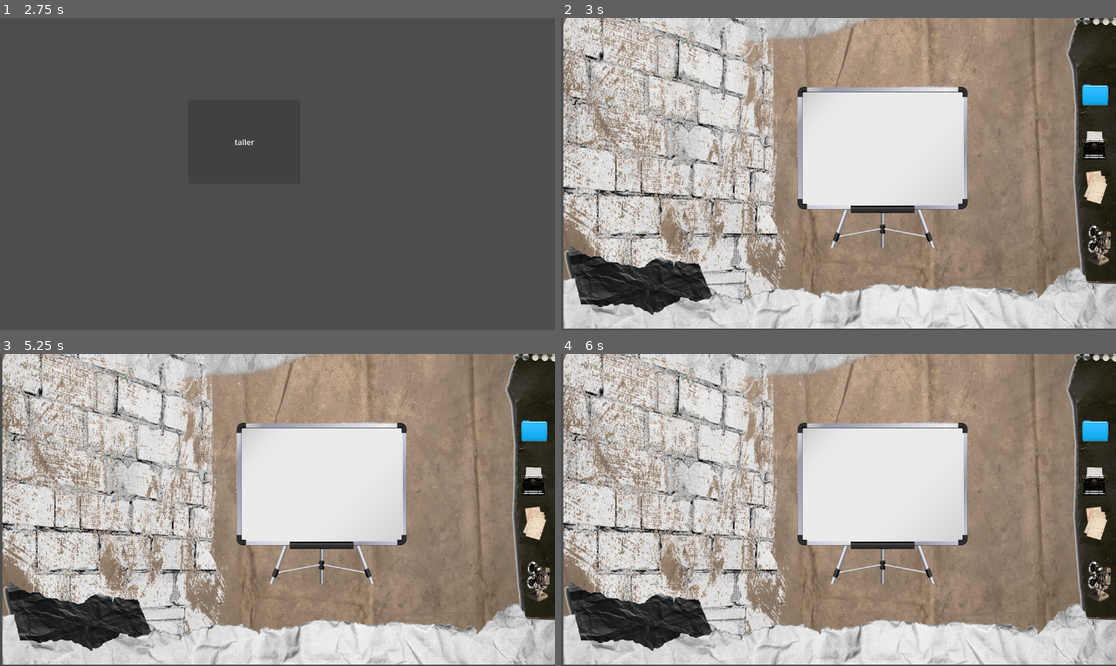
Above: before the commit, frames 1-4 (two rows, left to right).
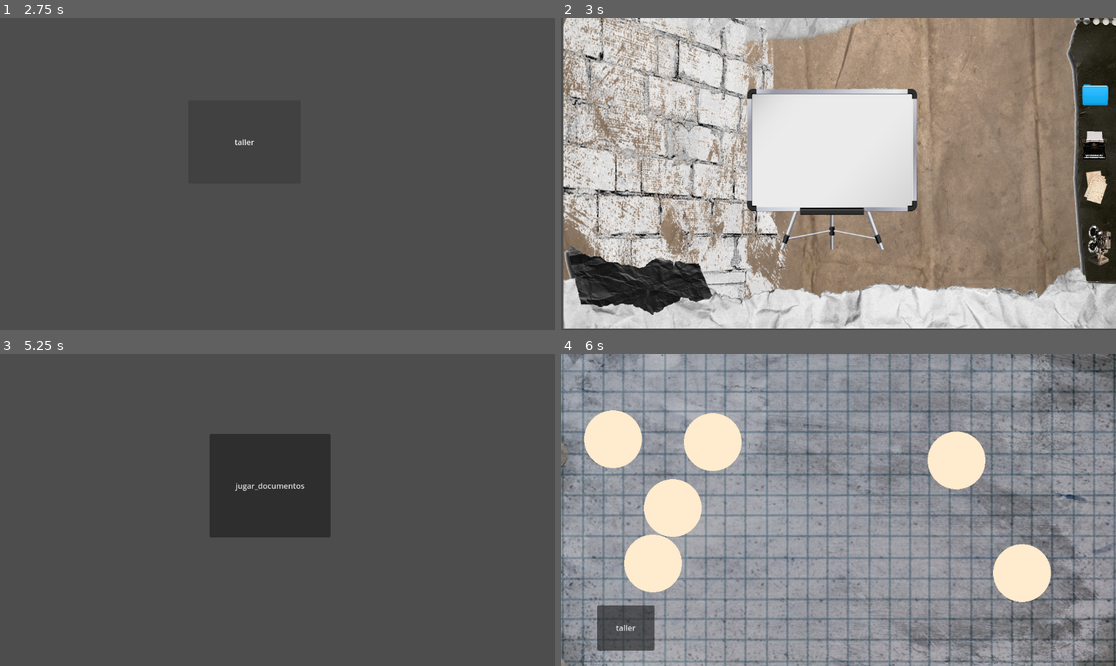
Above: after the commit, the same moments.

Repository: dest3/Pelucas-del-espacio-exterior
Game: Godot game, scene res://escenas/niveles/menu.tscn
Two runs of this game, one before a commit and one after it. Both use one fixed random seed, a clock stepped at 60 frames per second and the inputs below.
Inputs (mouse positions are in pixels of both pictures, inside the frame that each line leads up to):
- Up to frame 1 (2.75 s): click "creditos" at 0.5 s; click "menu" at 1.25 s; click "play" at 2 s
- Up to frame 2 (3 s): click "taller" at 2.75 s
- Up to frame 3 (5.25 s): click (532, 432) at 3.5 s; click (538, 478) at 4.25 s; click (538, 522) at 5 s
- Up to frame 4 (6 s): click (832, 485) at 5.75 s, where only the run after the commit has a clickable "jugar_documentos"

Frame 1 is identical in both runs. In frame 2, 8.9% of the frame differs, in the area x 33-74%, y 21-75%; in frame 3, 97%, in the area x 0-100%, y 0-100%; in frame 4, 96%.

Commit message:
implementación de niveles y flujo del usuario
se crearon escenas en blanco que concuerdan con el flujo de usuario diseñado

Diff:
--- a/UI/hud.tscn
+++ b/UI/hud.tscn
@@ -51,6 +51,11 @@
 texture_normal = ExtResource("7_ilhxt")
 
 [node name="Pizarron" type="Sprite2D" parent="CanvasLayer/Background"]
-position = Vector2(133.333, -34.2195)
+position = Vector2(-41.6667, -27.5424)
 scale = Vector2(0.504562, 0.5442)
 texture = ExtResource("8_p1tb3")
+
+[connection signal="pressed" from="CanvasLayer/Background/Panel/Carpeta Azul" to="." method="_on_carpeta_azul_pressed"]
+[connection signal="pressed" from="CanvasLayer/Background/Panel/Maquna de Escribir" to="." method="_on_maquna_de_escribir_pressed"]
+[connection signal="pressed" from="CanvasLayer/Background/Panel/Archivos" to="." method="_on_archivos_pressed"]
+[connection signal="pressed" from="CanvasLayer/Background/Panel/Maquina de Cine" to="." method="_on_maquina_de_cine_pressed"]
--- a/escenas/niveles/Doc_game.tscn
+++ b/escenas/niveles/Doc_game.tscn
@@ -1,11 +1,12 @@
 [gd_scene load_steps=5 format=3 uid="uid://77hjvakgytos"]
 
+[ext_resource type="Script" path="res://escenas/niveles/menu.gd" id="1_iarxv"]
 [ext_resource type="PackedScene" uid="uid://dsclclrq2wjbu" path="res://escenas/entidades/origen.tscn" id="1_ijw2o"]
 [ext_resource type="Texture2D" uid="uid://7b83j81lnlat" path="res://escenas/assets/Pop Ups/Pop Up fondo.png" id="3_umtsp"]
-[ext_resource type="PackedScene" uid="uid://badxs1ukcf04v" path="res://escenas/entidades/objeto.tscn" id="4_067jt"]
 [ext_resource type="PackedScene" uid="uid://boo0c0cmmj1yg" path="res://escenas/entidades/drop.tscn" id="4_poov4"]
 
 [node name="Doc_game" type="Node2D"]
+script = ExtResource("1_iarxv")
 
 [node name="origen" parent="." instance=ExtResource("1_ijw2o")]
 position = Vector2(232, 320)
@@ -25,11 +26,18 @@
 scale = Vector2(0.608854, 0.619444)
 texture = ExtResource("3_umtsp")
 
-[node name="objeto" parent="." instance=ExtResource("4_067jt")]
-position = Vector2(184, 298)
-
 [node name="drop" parent="." instance=ExtResource("4_poov4")]
-position = Vector2(650, 126)
+position = Vector2(821, 221)
 
 [node name="drop2" parent="." instance=ExtResource("4_poov4")]
-position = Vector2(967, 488)
+position = Vector2(957, 455)
+
+[node name="taller-doc" type="Button" parent="."]
+offset_left = 75.0
+offset_top = 522.0
+offset_right = 194.0
+offset_bottom = 616.0
+text = "taller
+"
+
+[connection signal="pressed" from="taller-doc" to="." method="_on_tallerdoc_pressed"]
--- a/escenas/niveles/creditos.tscn
+++ b/escenas/niveles/creditos.tscn
@@ -1,11 +1,11 @@
 [gd_scene load_steps=2 format=3 uid="uid://d1lxbj68508dv"]
 
-[ext_resource type="Script" path="res://escenas/niveles/creditos.gd" id="1_2la3e"]
+[ext_resource type="Script" path="res://escenas/niveles/menu.gd" id="1_lndhg"]
 
 [node name="creditos" type="Node2D"]
-script = ExtResource("1_2la3e")
+script = ExtResource("1_lndhg")
 
-[node name="Button" type="Button" parent="."]
+[node name="menu" type="Button" parent="."]
 offset_left = 40.0
 offset_top = 555.0
 offset_right = 132.0
@@ -13,4 +13,4 @@
 text = "menu
 "
 
-[connection signal="pressed" from="Button" to="." method="_on_button_pressed"]
+[connection signal="pressed" from="menu" to="." method="_on_menu_pressed"]
--- a/escenas/niveles/menu.gd
+++ b/escenas/niveles/menu.gd
@@ -1,21 +1,35 @@
 extends Node2D
 
 
-
-
 func _on_play_pressed():
-	get_tree().change_scene_to_file("res://escenas/niveles/video_intro.tscn")
-
-
+	get_tree().change_scene_to_file("res://escenas/niveles/videos/video_intro.tscn")
 
 func _on_quit_pressed():
 	get_tree().quit()
 
-
 func _on_creditos_pressed():
 	get_tree().change_scene_to_file("res://escenas/niveles/creditos.tscn")
 
-
-
 func _on_button_pressed():
 	get_tree().change_scene_to_file("res://UI/hud.tscn")
+
+func _on_archivos_pressed():
+	get_tree().change_scene_to_file("res://escenas/niveles/videos/documento_video_intro.tscn")
+
+func _on_documentos_pressed():
+	get_tree().change_scene_to_file("res://escenas/niveles/Doc_game.tscn")
+
+func _on_maquna_de_escribir_pressed():
+	pass # Replace with function body.
+
+func _on_carpeta_azul_pressed():
+	pass # Replace with function body.
+
+func _on_maquina_de_cine_pressed():
+	pass # Replace with function body.
+
+func _on_menu_pressed():
+	get_tree().change_scene_to_file("res://escenas/niveles/menu.tscn")
+
+func _on_tallerdoc_pressed():
+	get_tree().change_scene_to_file("res://UI/hud.tscn")
--- /dev/null
+++ b/escenas/niveles/videos/documento_video_intro.tscn
@@ -0,0 +1,15 @@
+[gd_scene load_steps=2 format=3 uid="uid://cnwjn8v81ygsj"]
+
+[ext_resource type="Script" path="res://escenas/niveles/menu.gd" id="1_ngv3e"]
+
+[node name="documento_video_intro" type="Node2D"]
+script = ExtResource("1_ngv3e")
+
+[node name="documentos" type="Button" parent="."]
+offset_left = 435.0
+offset_top = 166.0
+offset_right = 686.0
+offset_bottom = 381.0
+text = "jugar_documentos"
+
+[connection signal="pressed" from="documentos" to="." method="_on_documentos_pressed"]
--- /dev/null
+++ b/escenas/niveles/videos/maquina_de_escribir_intro.tscn
@@ -0,0 +1,6 @@
+[gd_scene load_steps=2 format=3 uid="uid://r0nx1mxtil8x"]
+
+[ext_resource type="Script" path="res://escenas/niveles/menu.gd" id="1_d5bbv"]
+
+[node name="maquina-de-escribir-intro" type="Node2D"]
+script = ExtResource("1_d5bbv")
Not shown: 1 places in escenas/niveles/videos/video_intro.tscn that only renumber resources
